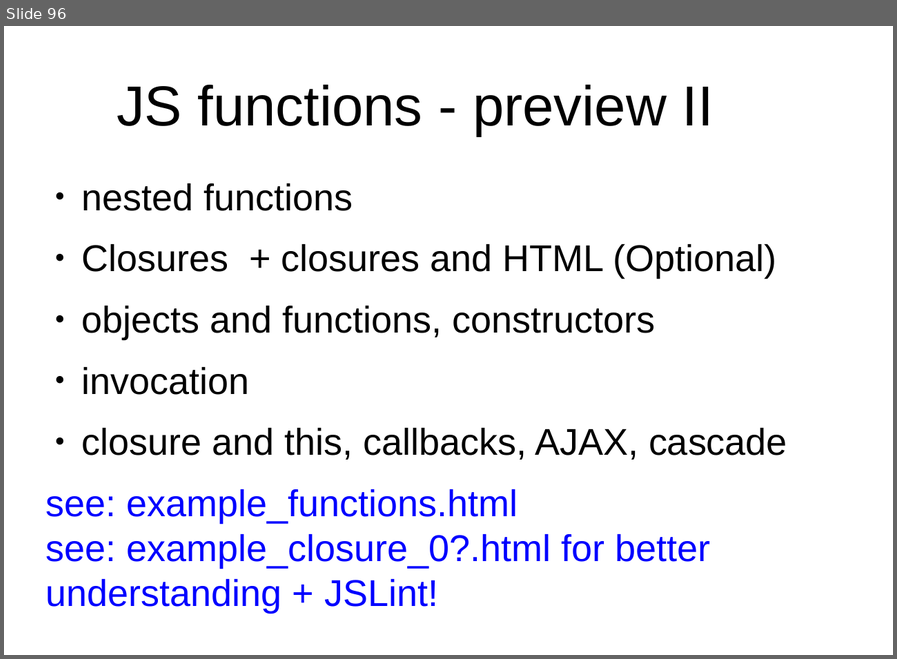
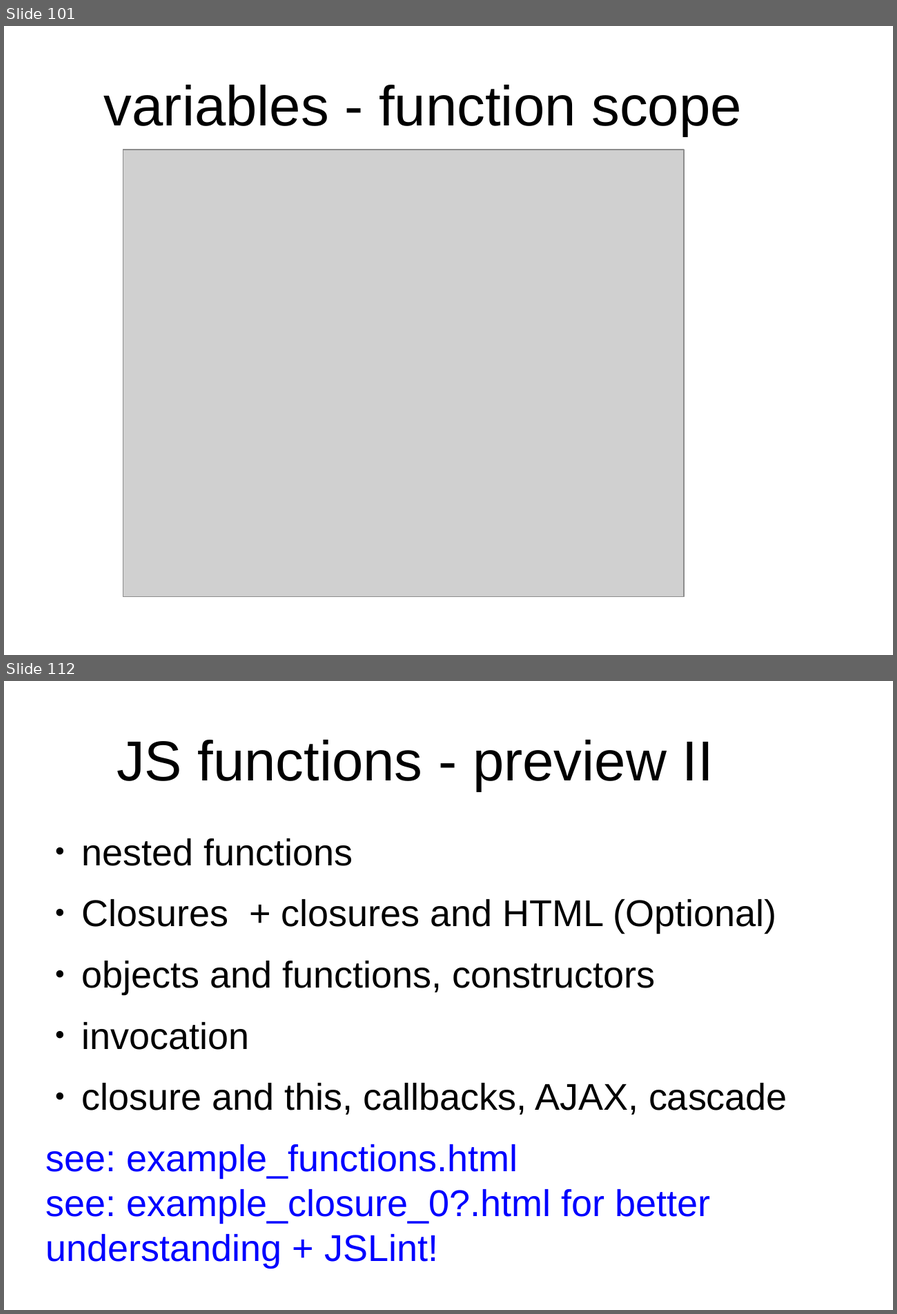
Before and after one commit to peterborkuti/other, a slide deck: JavaScriptBasics/jsbasics-slide.odp. Shown one above the other, each under a label of ours: slide 96 before the commit, slides 101 and 112 after it; the slides between them are not shown. The pictures are 897x659 and 897x1314 pixels, drawn with LibreOffice and Linux fonts; fonts in the diff are those of the drawing; grey boxes stand for pictures; background and template pictures are left out. Boxes give left, top, right and bottom in pixels: in the first picture for what was removed or moved away, otherwise in the second. Text is boxed around its words. In the diff, an @@ line names an element or a change of style, - is before the commit and + after.

Commit message:
function impress 02

```diff
--- a/JavaScriptBasics/jsbasics-slide.odp
+++ b/JavaScriptBasics/jsbasics-slide.odp
@@ slide 101 added at box(4, 26, 893, 655), background #FFFFFF @@
@@ title added at box(104, 85, 742, 136), 53.3 pt, text #000000 @@
+variables - function scope
@@ picture added at box(123, 150, 684, 596) @@
@@ what was slide 96 is now slide 112 @@
```
Also in this commit, not shown: 2 slides changed, 15 other slides added, 1 other file.
